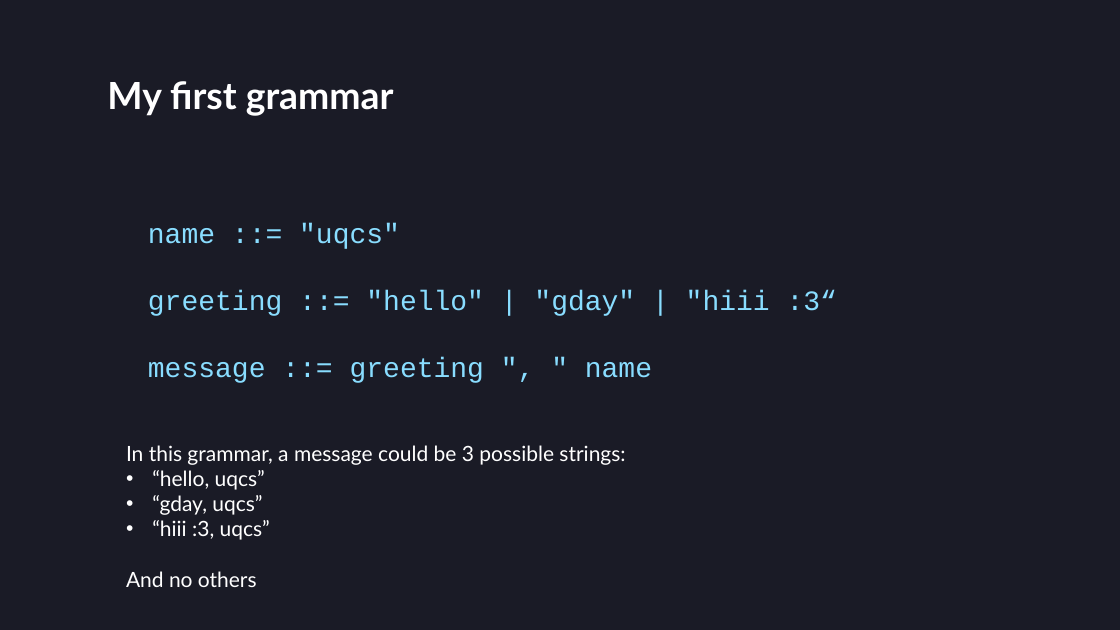
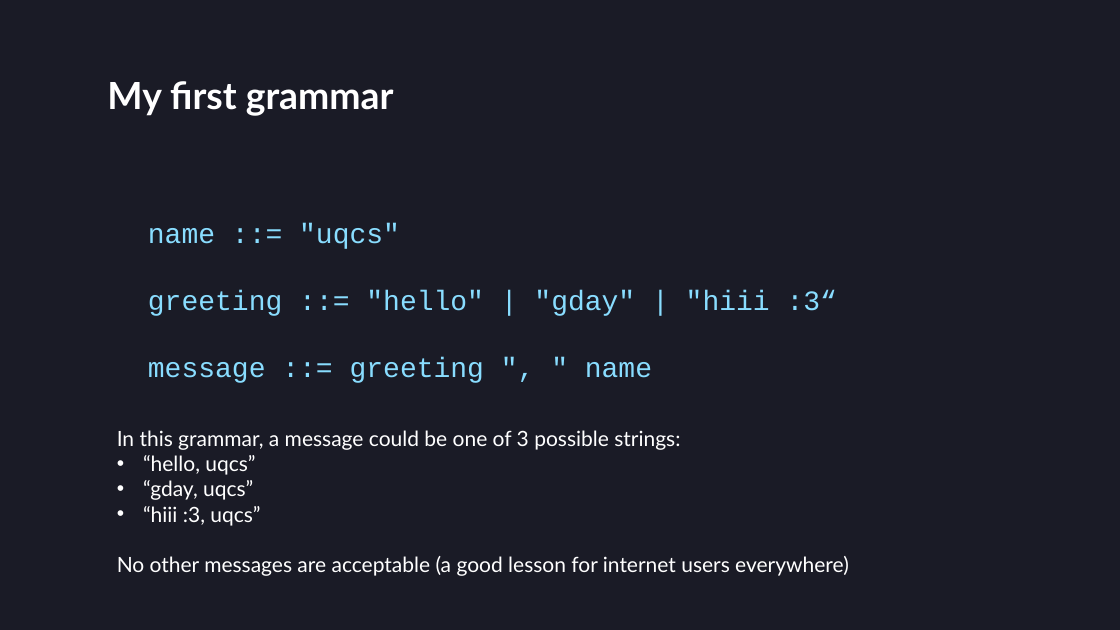
Before and after one commit to villuna/parsers-talk, a slide deck: slide 33 of presentation/presentation.pptx (slide 27 before the commit). Drawn at 1120x630 pixels with LibreOffice and Linux fonts; fonts in the diff are those of the drawing. Boxes give left, top, right and bottom in pixels: in the first picture for what was removed or moved away, otherwise in the second. Text is boxed around its words. In the diff, an @@ line names an element or a change of style, - is before the commit and + after.

```diff
--- a/presentation/presentation.pptx
+++ b/presentation/presentation.pptx
@@ text "In this grammar, a message ..." moved from (x1=126, y1=445, x2=625, y2=587) to (x1=117, y1=430, x2=849, y2=576) @@
@@ text at (x1=117, y1=430, x2=680, y2=450): text changed @@
-In this grammar, a message could be 3 possible strings:
+In this grammar, a message could be one of 3 possible strings:
@@ text at (x1=117, y1=556, x2=849, y2=576): text changed @@
-And no others
+No other messages are acceptable (a good lesson for internet users everywhere)
```
Also in this commit, not shown: 4 other slides changed, 85 slides added, 1 slide removed, 4 other files.
